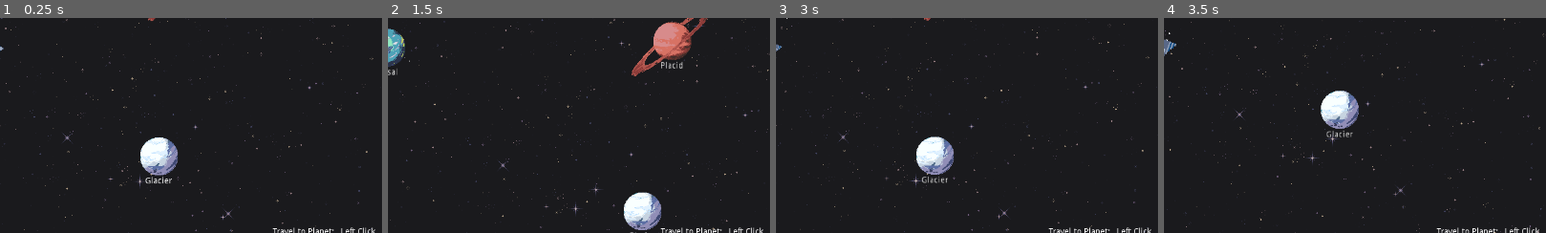
Above: before the commit, frames 1-4 (left to right).
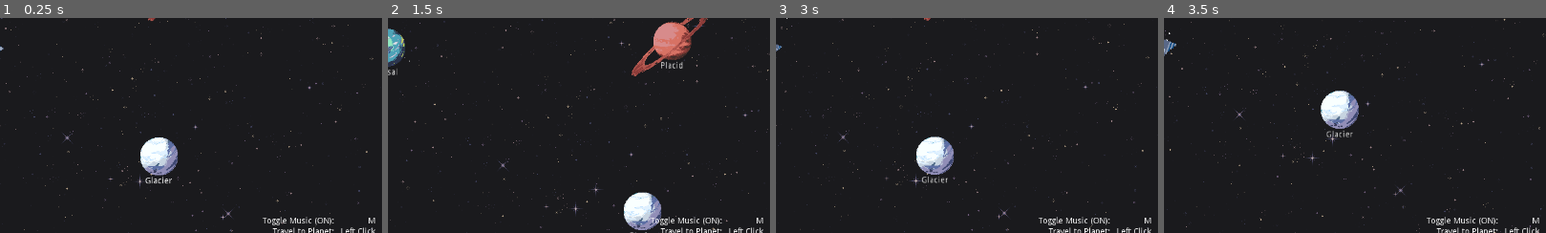
Above: after the commit, the same moments.

Repository: shadowhen/Star-Trader
Game: Godot game, scene res://World.tscn
The game is run twice, just before and just after one commit, with the same random seed, the same clock (stepped at 60 frames per second) and the same inputs.
Inputs (mouse positions are % of the whole screen's width and height, from its top left):
- Up to frame 1 (0.25 s): no input
- Up to frame 2 (1.5 s): tap A at 0.5, 1.25 s; move the mouse to (37, 37) at 0.52 s; press the mouse at (37, 37) at 0.53 s; hold Right (ui_right) 0.53-1.28 s; move the mouse to (82, 17) at 1.27 s; release the mouse at (82, 17) at 1.28 s; hold Down (ui_down) from 1.28 s (still down); tap T (trade) at 1.35 s; click (82, 17) at 1.42 s
- Up to frame 3 (3 s): tap R (restart) at 2 s; move the mouse to (83, 88) at 2.02 s; release Down (ui_down) at 2.03 s; press the mouse at (83, 88) at 2.03 s; hold Right (ui_right) 2.03-2.78 s; tap A at 2.75 s; move the mouse to (43, 86) at 2.77 s; release the mouse at (43, 86) at 2.78 s; hold Up (ui_up) from 2.78 s (still down); tap T (trade) at 2.85 s; click (43, 86) at 2.92 s
- Up to frame 4 (3.5 s): keep holding Up (ui_up)
The pictures show only the part of the screen within x 50-100%, y 43-93%; the shares and areas given below are measured in that part.

The runs differ from the first frame. In frame 1, 0.3% of the frame differs, in the area x 68-99%, y 92-97%; in frame 2, 0.3%; in frame 3, 0.3%; in frame 4, 0.3%.

Commit message:
added toggleable looping music

Diff:
--- a/Game.gd
+++ b/Game.gd
@@ -24,6 +24,8 @@
 var player_tex2 = preload("res://player/player-ship-inventory-2.png")
 
 func _ready():
+	MusicPlayer.start()
+
 	objective.text = "Click a planet to travel and the game will start."
 
 	# Randomize seed for random generated jobs
@@ -51,6 +53,8 @@
 
 	if Input.is_action_just_pressed("restart"):
 		get_tree().reload_current_scene()
+	if Input.is_action_just_pressed("mute_music"):
+		MusicPlayer.toggle_music()
 
 func _unhandled_input(event):
 	if event.is_action_pressed("trade") and game_state == GameState.DOCKED:
--- a/Singletons/GlobalSignals.gd
+++ b/Singletons/GlobalSignals.gd
@@ -2,6 +2,7 @@
 
 signal annouce_state(message)
 signal annouce(message)
+signal toggle_music(playing)
 
 func annouce_state_message(message: String):
 	emit_signal("annouce_state", message)
--- a/World.tscn
+++ b/World.tscn
@@ -1,10 +1,11 @@
-[gd_scene load_steps=16 format=2]
+[gd_scene load_steps=17 format=2]
 
 [ext_resource path="res://player/Player.tscn" type="PackedScene" id=1]
 [ext_resource path="res://space-background.png" type="Texture" id=2]
 [ext_resource path="res://ui/SharedUI.tscn" type="PackedScene" id=3]
 [ext_resource path="res://planets/Planet.tscn" type="PackedScene" id=4]
 [ext_resource path="res://Game.gd" type="Script" id=5]
+[ext_resource path="res://ui/ToggleLabel.gd" type="Script" id=6]
 [ext_resource path="res://planets/art/wet_world.png" type="Texture" id=7]
 [ext_resource path="res://planets/art/ice_world.png" type="Texture" id=8]
 [ext_resource path="res://planets/art/lava_world.png" type="Texture" id=9]
@@ -158,6 +159,31 @@
 margin_bottom = -10.0
 alignment = 2
 
+[node name="ToggleMusic" type="HBoxContainer" parent="GUI/VBoxContainer"]
+margin_top = 38.0
+margin_right = 198.0
+margin_bottom = 52.0
+
+[node name="Description" type="Label" parent="GUI/VBoxContainer/ToggleMusic"]
+margin_right = 129.0
+margin_bottom = 14.0
+size_flags_horizontal = 3
+text = "Toggle Music (ON):"
+align = 2
+script = ExtResource( 6 )
+global_signal_name = "toggle_music"
+on_text = "Toggle Music (ON):"
+off_text = "Toggle Music (OFF):"
+
+[node name="Key" type="Label" parent="GUI/VBoxContainer/ToggleMusic"]
+margin_left = 133.0
+margin_right = 198.0
+margin_bottom = 14.0
+size_flags_horizontal = 3
+size_flags_stretch_ratio = 0.5
+text = "M"
+align = 2
+
 [node name="Travel" type="HBoxContainer" parent="GUI/VBoxContainer"]
 margin_top = 56.0
 margin_right = 198.0
--- /dev/null
+++ b/music/MusicPlayer.gd
@@ -0,0 +1,28 @@
+extends Node
+
+const GLOBAL_SIGNAL_NAME = "toggle_music"
+
+onready var music_player = $Player
+var started = false
+
+func start():
+	if started:
+		return
+	started = true
+	play()
+
+func play():
+	music_player.play()
+	GlobalSignals.emit_signal(GLOBAL_SIGNAL_NAME, true)
+
+
+func stop():
+	music_player.stop()
+	GlobalSignals.emit_signal(GLOBAL_SIGNAL_NAME, false)
+
+
+func toggle_music():
+	if music_player.playing:
+		stop()
+	else:
+		play()
--- /dev/null
+++ b/music/MusicPlayer.tscn
@@ -0,0 +1,10 @@
+[gd_scene load_steps=3 format=2]
+
+[ext_resource path="res://music/MusicPlayer.gd" type="Script" id=1]
+[ext_resource path="res://music/loop-music.ogg" type="AudioStream" id=2]
+
+[node name="MusicPlayer" type="Node"]
+script = ExtResource( 1 )
+
+[node name="Player" type="AudioStreamPlayer" parent="."]
+stream = ExtResource( 2 )
--- a/project.godot
+++ b/project.godot
@@ -29,6 +29,7 @@
 GameData="*res://Singletons/GameData.gd"
 PlayerData="*res://Singletons/PlayerData.gd"
 GlobalSignals="*res://Singletons/GlobalSignals.gd"
+MusicPlayer="*res://music/MusicPlayer.tscn"
 
 [display]
 
@@ -82,6 +83,11 @@
 "events": [ Object(InputEventKey,"resource_local_to_scene":false,"resource_name":"","device":0,"alt":false,"shift":false,"control":false,"meta":false,"command":false,"pressed":false,"scancode":0,"physical_scancode":82,"unicode":0,"echo":false,"script":null)
  ]
 }
+mute_music={
+"deadzone": 0.5,
+"events": [ Object(InputEventKey,"resource_local_to_scene":false,"resource_name":"","device":0,"alt":false,"shift":false,"control":false,"meta":false,"command":false,"pressed":false,"scancode":0,"physical_scancode":77,"unicode":0,"echo":false,"script":null)
+ ]
+}
 
 [layer_names]
 
--- /dev/null
+++ b/ui/ToggleLabel.gd
@@ -0,0 +1,16 @@
+extends Label
+
+export(String) var global_signal_name
+export(String) var on_text
+export(String) var off_text
+
+
+func _ready():
+	GlobalSignals.connect(global_signal_name, self, "_on_toggle")
+
+
+func _on_toggle(toggle):
+	if toggle:
+		text = on_text
+	else:
+		text = off_text
Not shown, added: music/loop-music.ogg.import
Not shown, added: music/loop-music.ogg
